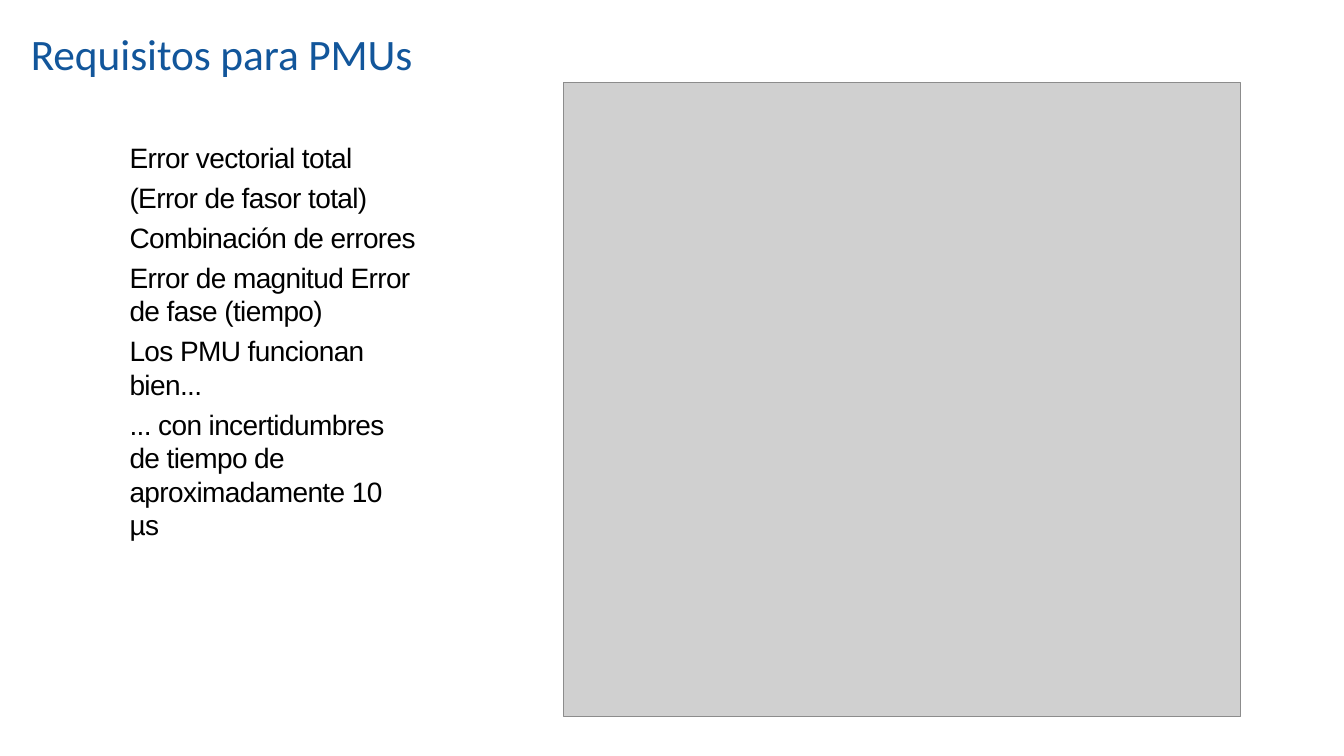
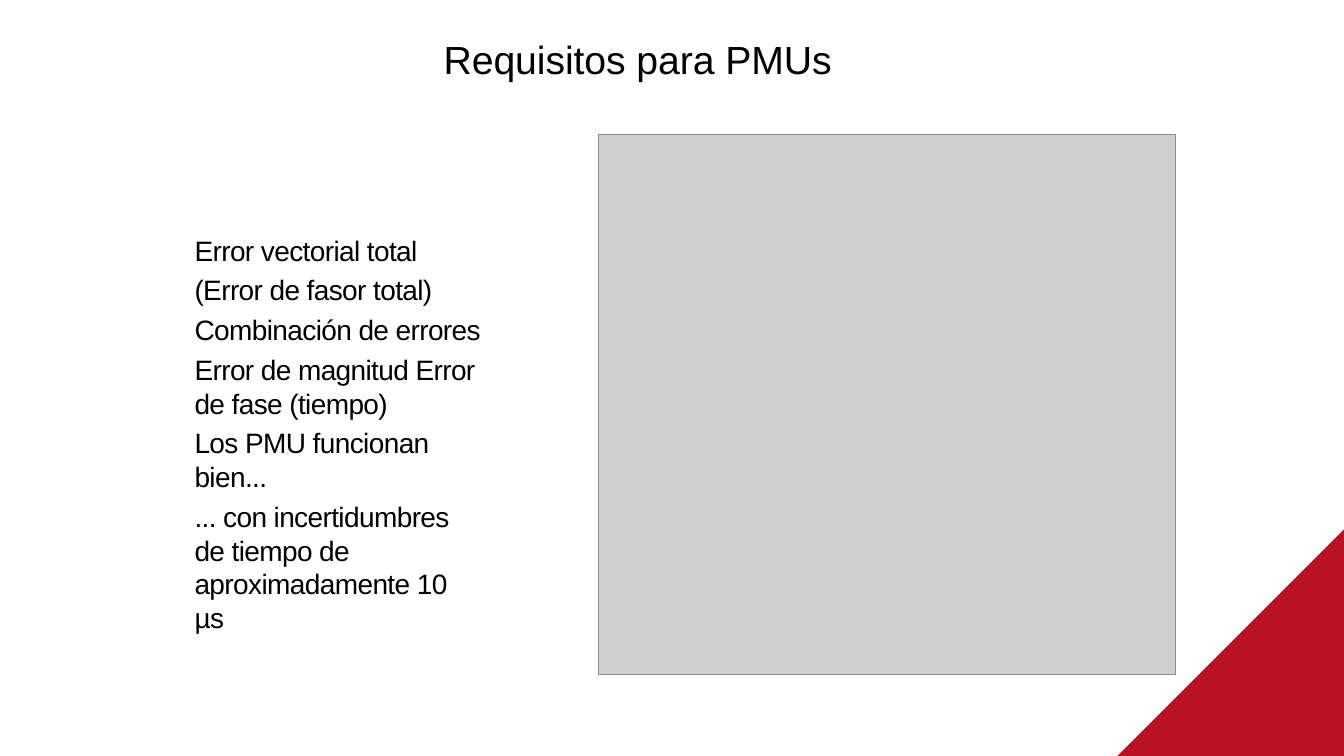
Before and after one commit to SiwaNetwork/QUANTUM, a slide deck: slide 5 of Time-Card/ДОКУМЕНТЫ/МАТЕРИАЛ СТАТЬИ/Применение в энергетике испанский.pptx. Drawn at 1344x756 pixels with LibreOffice and Linux fonts; fonts in the diff are those of the drawing; grey boxes stand for pictures. Boxes give left, top, right and bottom in pixels: in the first picture for what was removed or moved away, otherwise in the second. Text is boxed around its words. In the diff, an @@ line names an element or a change of style, - is before the commit and + after.

```diff
--- a/Time-Card/ДОКУМЕНТЫ/МАТЕРИАЛ СТАТЬИ/Применение в энергетике испанский.pptx
+++ b/Time-Card/ДОКУМЕНТЫ/МАТЕРИАЛ СТАТЬИ/Применение в энергетике испанский.pptx
@@ title "Requisitos para PMUs": place and size @@
-title "Requisitos para PMUs" at box(31, 40, 412, 77)
+title "Requisitos para PMUs" at box(444, 45, 831, 82)
@@ title "Requisitos para PMUs" at box(444, 45, 831, 82): size 31 to 28 pt, font Calibri to Arial, text colour #12569B to #000000 @@
@@ picture: place and size @@
-picture at box(564, 83, 1241, 717)
+picture at box(599, 134, 1177, 675)
@@ text "Error vectorial total": place and size @@
-text "Error vectorial total" at box(130, 147, 416, 507)
+text "Error vectorial total" at box(195, 240, 481, 599)
@@ freeform shape added at box(1117, 529, 1344, 756), fill #BA1225 @@
```
Also in this commit, not shown: 16 other slides changed, 4 other files.
